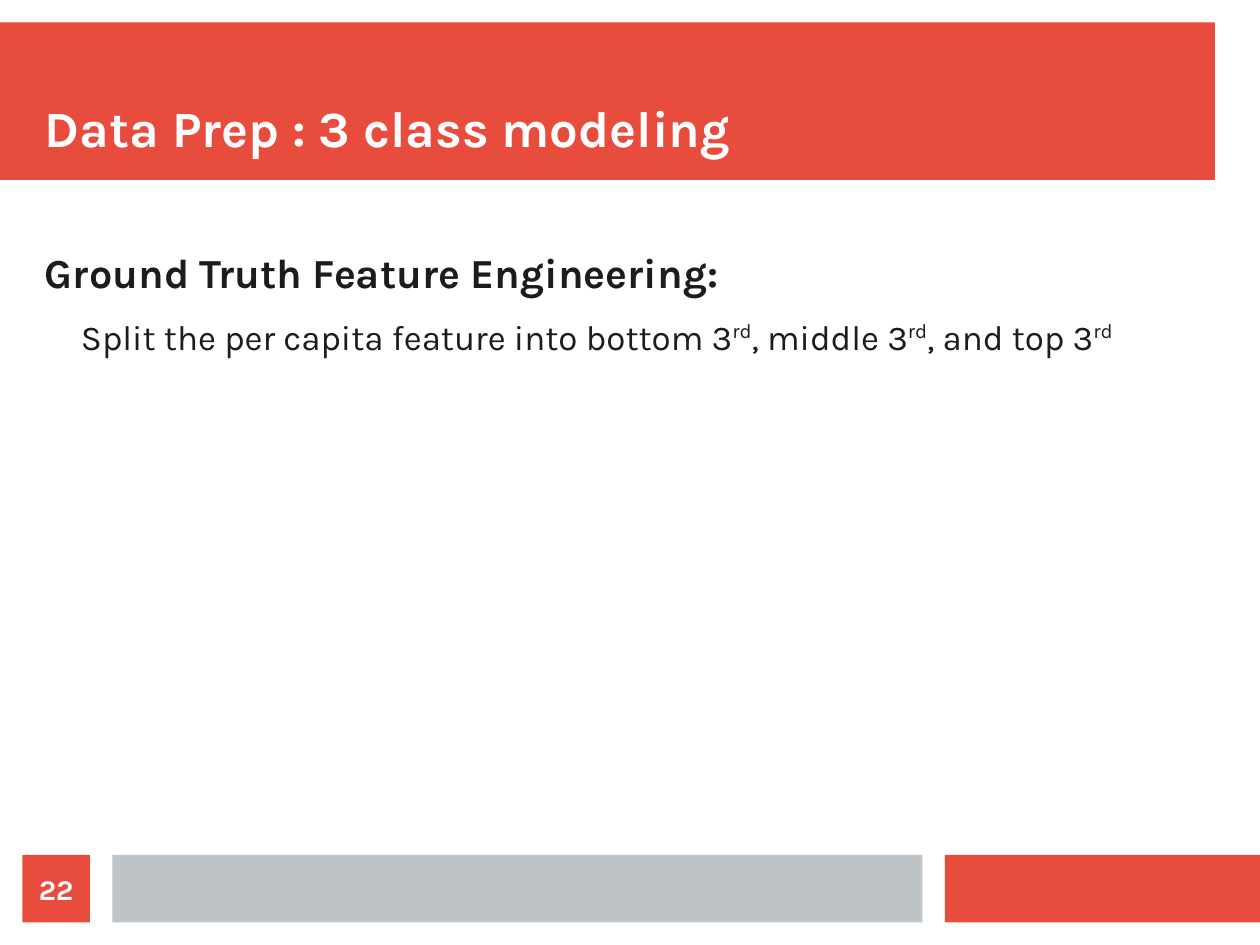
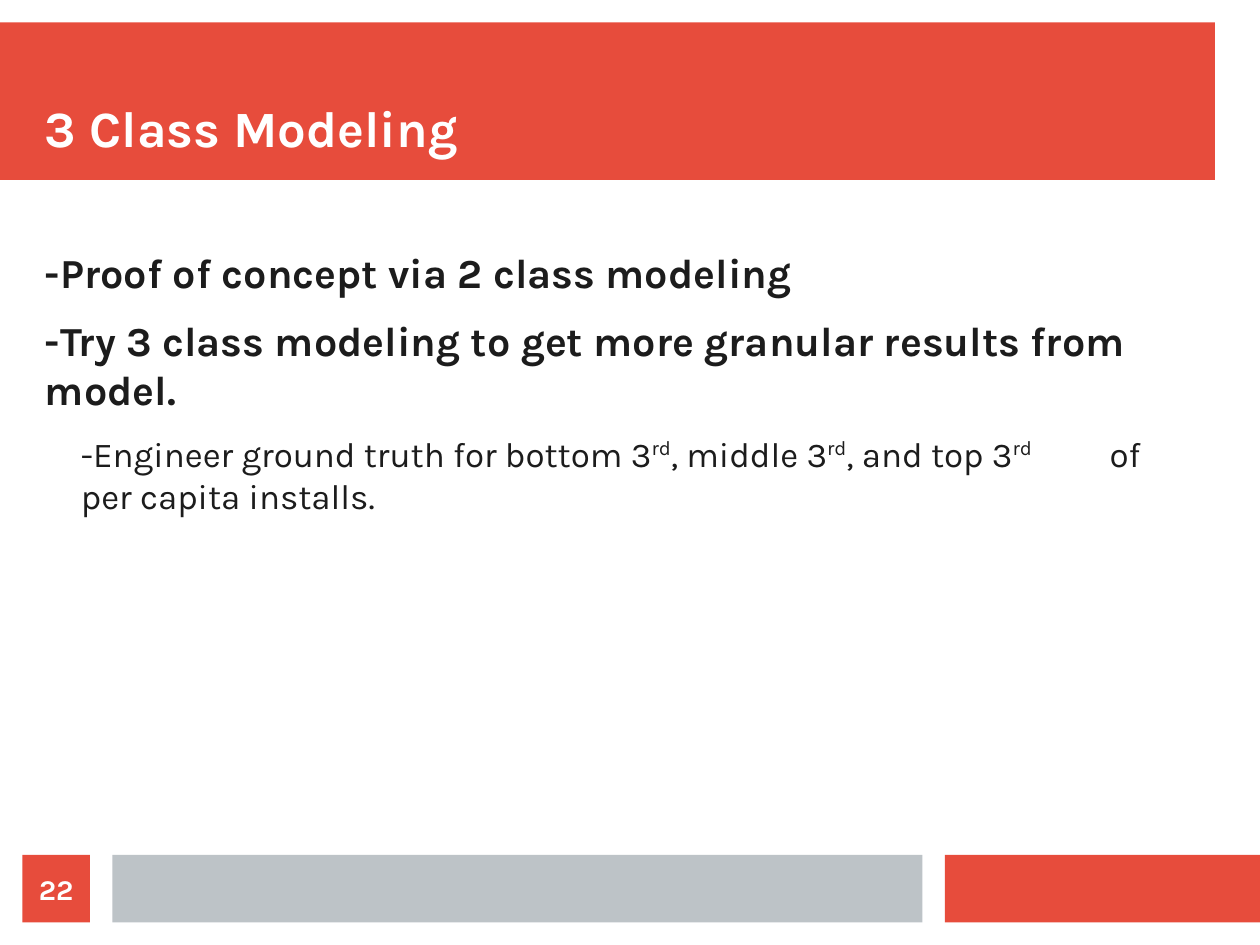
Before and after one commit to gurkpet/Solar-Panel-Market-Modeling, a slide deck: slide 22 of Solar Panel Market Modeling Presentation.odp. Drawn at 1260x945 pixels with LibreOffice and Linux fonts; fonts in the diff are those of the drawing. Boxes give left, top, right and bottom in pixels: in the first picture for what was removed or moved away, otherwise in the second. Text is boxed around its words. In the diff, an @@ line names an element or a change of style, - is before the commit and + after.

```diff
--- a/Solar Panel Market Modeling Presentation.odp
+++ b/Solar Panel Market Modeling Presentation.odp
@@ title at (45, 111, 458, 159): text changed @@
-Data Prep : 3 class modeling
+3 Class Modeling
@@ text at (45, 258, 1125, 518): text changed; size 22 to 26 pt; bold on @@
-Ground Truth Feature Engineering:
-  Split the per capita feature into bottom 3rd, middle 3rd, and top 3rd
+-Proof of concept via 2 class modeling
+-Try 3 class modeling to get more granular results from model.
+  -Engineer ground truth for bottom 3rd, middle 3rd, and top 3rd of per capita installs.
```
Also in this commit, not shown: 3 other slides changed, 2 slides added, 1 slide removed, 1 other file.
